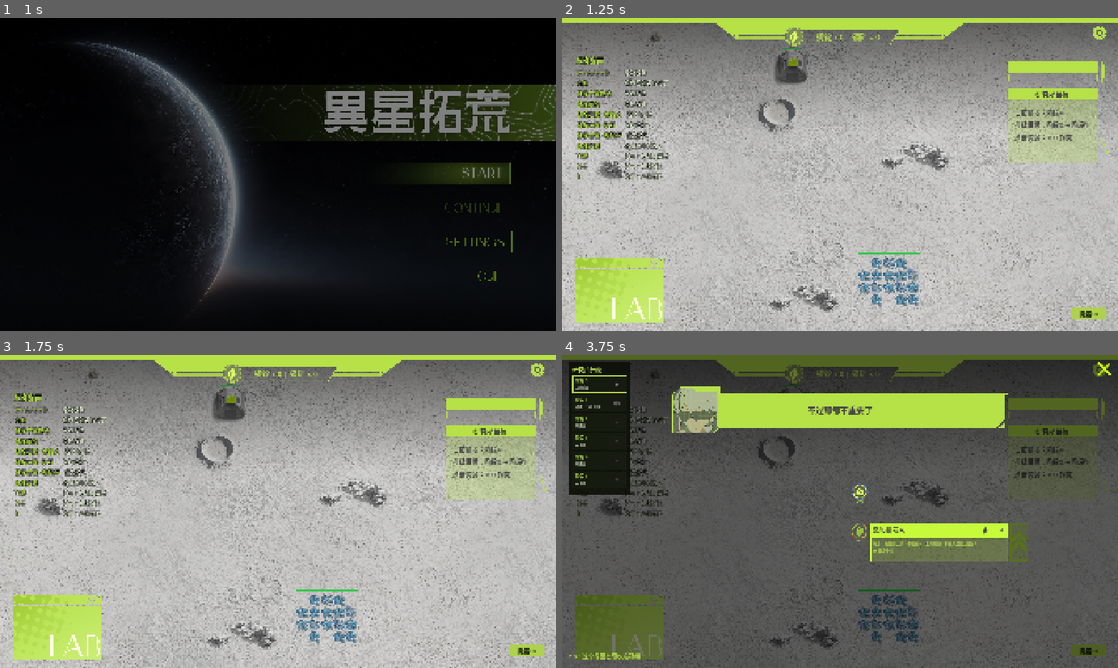
Above: before the commit, frames 1-4 (two rows, left to right).
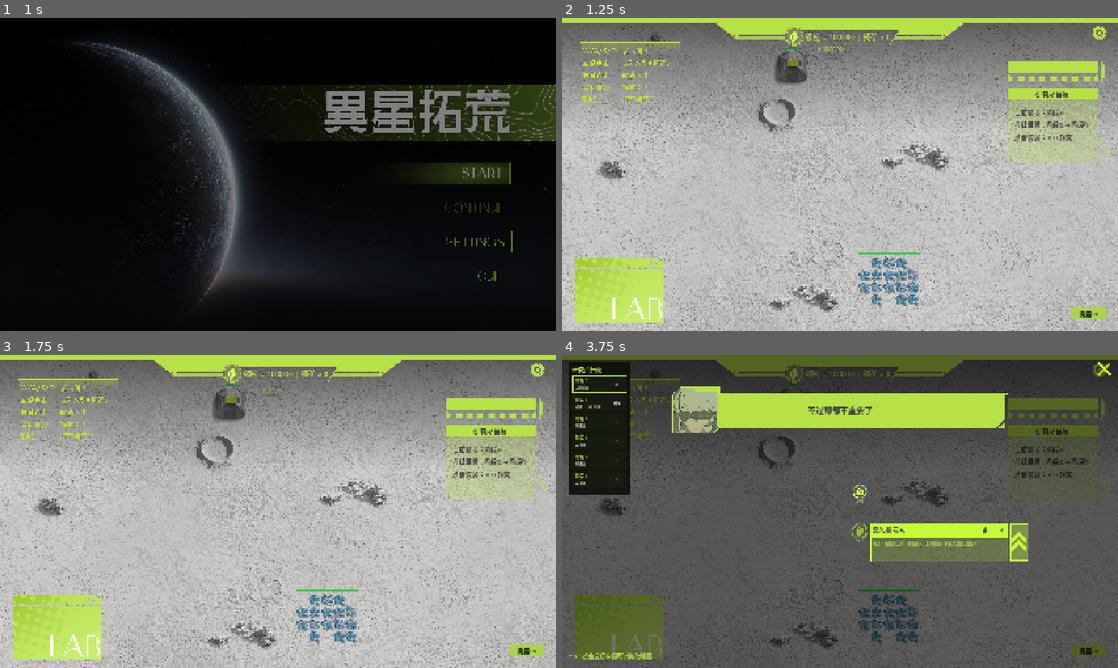
Above: after the commit, the same moments.

Repository: Relieur/David
Game: Godot game, scene res://scene/start.tscn
The game is run twice, just before and just after one commit, with the same random seed, the same clock (stepped at 60 frames per second) and the same inputs.
Inputs (mouse positions are in pixels of both pictures, inside the frame that each line leads up to):
- Up to frame 1 (1 s): click (428, 174) at 0.5 s
- Up to frame 2 (1.25 s): no input
- Up to frame 3 (1.75 s): tap Enter at 1.25 s; drag from (227, 405) to (316, 599) at 1.27 s
- Up to frame 4 (3.75 s): click (612, 602) at 2 s; click "隐藏UI" at 2.75 s; click (862, 530) at 3.52 s

Frame 1 is identical in both runs. In frame 2, 3.0% of the frame differs, in the area x 2-97%, y 4-52%; in frame 3, 2.9%; in frame 4, 1.6%.

Commit message:
无所谓的小改动

Diff:
--- /dev/null
+++ b/_tmp_resize_bg.gd
@@ -0,0 +1,46 @@
+extends SceneTree
+
+func _init() -> void:
+	var src_path := "C:/Users/yidijieshi/.trae-cn/attachments/cd746589-f00f-43ca-8278-c0359ae7459f_50ec8609-b835-4fc9-9414-f730371505b0_bg2.png"
+	var dst_path := "F:/新建文件夹/initial-project/David/art/bg2.png"
+	var src := Image.load_from_file(src_path)
+	if src == null:
+		push_error("load failed")
+		quit(1)
+		return
+	var sw := src.get_width()
+	var sh := src.get_height()
+	var dw := 1920
+	var dh := 1080
+
+	# 保持比例：求出缩放后尺寸
+	var scale := min(float(dw) / sw, float(dh) / sh)
+	var fw := int(round(sw * scale))
+	var fh := int(round(sh * scale))
+	var pad_x := (dw - fw) / 2
+	var pad_y := (dh - fh) / 2
+	var bottom_pad := dh - fh - pad_y
+
+	# 取上下各 1 像素边缘条，稍后拉伸填补，保持横向渐变无缝
+	var top_strip := src.get_region(Rect2i(0, 0, sw, 1))
+	var bottom_strip := src.get_region(Rect2i(0, sh - 1, sw, 1))
+
+	# 主图缩放到目标尺寸
+	src.resize(fw, fh, Image.INTERPOLATE_LANCZOS)
+
+	var dst := Image.create(dw, dh, false, Image.FORMAT_RGBA8)
+	if pad_y > 0:
+		top_strip.resize(dw, pad_y, Image.INTERPOLATE_NEAREST)
+		dst.blit_rect(top_strip, Rect2i(0, 0, dw, pad_y), Vector2i(0, 0))
+	if bottom_pad > 0:
+		bottom_strip.resize(dw, bottom_pad, Image.INTERPOLATE_NEAREST)
+		dst.blit_rect(bottom_strip, Rect2i(0, 0, dw, bottom_pad), Vector2i(0, dh - bottom_pad))
+	dst.blit_rect(src, Rect2i(0, 0, fw, fh), Vector2i(pad_x, pad_y))
+
+	var err := dst.save_png(dst_path)
+	if err != OK:
+		push_error("save failed: %d" % err)
+		quit(1)
+		return
+	print("[pad] saved %dx%d scale=%.4f pad_y=%d bottom_pad=%d -> %s" % [dst.get_width(), dst.get_height(), scale, pad_y, bottom_pad, dst_path])
+	quit()
--- a/scene/hud_ui.tscn
+++ b/scene/hud_ui.tscn
@@ -20,6 +20,7 @@
 [ext_resource type="Texture2D" uid="uid://bt8tnaagn4xf" path="res://art/SettingsPanel/UI_Slider_Grabber_Empty.png" id="18_nograb"]
 [ext_resource type="Texture2D" uid="uid://dconyy5btnu4y" path="res://art/SettingsPanel/UI_Check_Checked.png" id="19_chk_on"]
 [ext_resource type="Texture2D" uid="uid://ki0xyek60gdr" path="res://art/SettingsPanel/UI_Check_Unchecked.png" id="20_chk_off"]
+[ext_resource type="Texture2D" uid="uid://npq7ja18qksl" path="res://art/UI/05a220dc41ba43013fe9ccacd3fdf3f1.png" id="21_0hu65"]
 
 [sub_resource type="Gradient" id="Grad_fade"]
 colors = PackedColorArray(0, 0, 0, 0.55, 0, 0, 0, 0)
@@ -37,12 +38,6 @@
 
 [sub_resource type="StyleBoxFlat" id="SBF_hideui"]
 bg_color = Color(0.682353, 0.819608, 0.309804, 1)
-
-[sub_resource type="Theme" id="Theme_guide"]
-Label/colors/font_outline_color = Color(0.02, 0.03, 0.02, 1)
-Label/constants/outline_size = 5
-
-[sub_resource type="StyleBoxEmpty" id="SBE_guide"]
 
 [sub_resource type="AtlasTexture" id="AT_sfx_icon"]
 atlas = ExtResource("13_labsfx")
@@ -300,265 +295,6 @@
 theme_override_styles/hover = SubResource("SBF_hideui")
 theme_override_styles/focus = SubResource("SBF_hideui")
 text = "隐藏UI"
-
-[node name="KeyGuidePanel" type="Panel" parent="." unique_id=473573785]
-layout_mode = 1
-offset_left = 30.0
-offset_top = 120.0
-offset_right = 620.0
-offset_bottom = 660.0
-mouse_filter = 2
-theme = SubResource("Theme_guide")
-theme_override_styles/panel = SubResource("SBE_guide")
-
-[node name="Title" type="Label" parent="KeyGuidePanel" unique_id=1505104596]
-layout_mode = 1
-anchors_preset = 10
-anchor_right = 1.0
-offset_left = 2.0
-offset_top = 8.0
-offset_right = -460.0
-offset_bottom = 44.0
-grow_horizontal = 2
-theme_override_colors/font_color = Color(0.682353, 0.819608, 0.309804, 1)
-theme_override_font_sizes/font_size = 24
-text = "按键指南"
-horizontal_alignment = 1
-vertical_alignment = 1
-
-[node name="Rows" type="VBoxContainer" parent="KeyGuidePanel" unique_id=1192716761]
-layout_mode = 1
-anchors_preset = 15
-anchor_right = 1.0
-anchor_bottom = 1.0
-offset_left = 20.0
-offset_top = 54.0
-offset_right = -20.0
-offset_bottom = -14.0
-grow_horizontal = 2
-grow_vertical = 2
-mouse_filter = 2
-theme_override_constants/separation = 6
-
-[node name="Row1" type="HBoxContainer" parent="KeyGuidePanel/Rows" unique_id=449737970]
-layout_mode = 2
-mouse_filter = 2
-theme_override_constants/separation = 16
-
-[node name="Key" type="Label" parent="KeyGuidePanel/Rows/Row1" unique_id=1099901975]
-custom_minimum_size = Vector2(150, 0)
-layout_mode = 2
-theme_override_colors/font_color = Color(0.682353, 0.819608, 0.309804, 1)
-theme_override_font_sizes/font_size = 20
-text = "W / A / S / D"
-
-[node name="Desc" type="Label" parent="KeyGuidePanel/Rows/Row1" unique_id=701442189]
-layout_mode = 2
-size_flags_horizontal = 3
-theme_override_colors/font_color = Color(0.86, 0.89, 0.8, 1)
-theme_override_font_sizes/font_size = 19
-text = "移动视角"
-autowrap_mode = 3
-
-[node name="Row2" type="HBoxContainer" parent="KeyGuidePanel/Rows" unique_id=1952836000]
-layout_mode = 2
-mouse_filter = 2
-theme_override_constants/separation = 16
-
-[node name="Key" type="Label" parent="KeyGuidePanel/Rows/Row2" unique_id=92352176]
-custom_minimum_size = Vector2(150, 0)
-layout_mode = 2
-theme_override_colors/font_color = Color(0.682353, 0.819608, 0.309804, 1)
-theme_override_font_sizes/font_size = 20
-text = "空格"
-
-[node name="Desc" type="Label" parent="KeyGuidePanel/Rows/Row2" unique_id=824718936]
-layout_mode = 2
-size_flags_horizontal = 3
-theme_override_colors/font_color = Color(0.86, 0.89, 0.8, 1)
-theme_override_font_sizes/font_size = 19
-text = "视角回到初始位置"
-autowrap_mode = 3
-
-[node name="Row3" type="HBoxContainer" parent="KeyGuidePanel/Rows" unique_id=1975497518]
-layout_mode = 2
-mouse_filter = 2
-theme_override_constants/separation = 16
-
-[node name="Key" type="Label" parent="KeyGuidePanel/Rows/Row3" unique_id=708421268]
-custom_minimum_size = Vector2(150, 0)
-layout_mode = 2
-theme_override_colors/font_color = Color(0.682353, 0.819608, 0.309804, 1)
-theme_override_font_sizes/font_size = 20
-text = "鼠标中键拖动"
-
-[node name="Desc" type="Label" parent="KeyGuidePanel/Rows/Row3" unique_id=2129334749]
-layout_mode = 2
-size_flags_horizontal = 3
-theme_override_colors/font_color = Color(0.86, 0.89, 0.8, 1)
-theme_override_font_sizes/font_size = 19
-text = "平移视角"
-autowrap_mode = 3
-
-[node name="Row4" type="HBoxContainer" parent="KeyGuidePanel/Rows" unique_id=1025376972]
-layout_mode = 2
-mouse_filter = 2
-theme_override_constants/separation = 16
-
-[node name="Key" type="Label" parent="KeyGuidePanel/Rows/Row4" unique_id=1143898517]
-custom_minimum_size = Vector2(150, 0)
-layout_mode = 2
-theme_override_colors/font_color = Color(0.682353, 0.819608, 0.309804, 1)
-theme_override_font_sizes/font_size = 20
-text = "鼠标滚轮"
-
-[node name="Desc" type="Label" parent="KeyGuidePanel/Rows/Row4" unique_id=1599741781]
-layout_mode = 2
-size_flags_horizontal = 3
-theme_override_colors/font_color = Color(0.86, 0.89, 0.8, 1)
-theme_override_font_sizes/font_size = 19
-text = "缩放视角"
-autowrap_mode = 3
-
-[node name="Row5" type="HBoxContainer" parent="KeyGuidePanel/Rows" unique_id=1582141041]
-layout_mode = 2
-mouse_filter = 2
-theme_override_constants/separation = 16
-
-[node name="Key" type="Label" parent="KeyGuidePanel/Rows/Row5" unique_id=1576507748]
-custom_minimum_size = Vector2(150, 0)
-layout_mode = 2
-theme_override_colors/font_color = Color(0.682353, 0.819608, 0.309804, 1)
-theme_override_font_sizes/font_size = 20
-text = "鼠标左键 · 机器人"
-
-[node name="Desc" type="Label" parent="KeyGuidePanel/Rows/Row5" unique_id=306029801]
-layout_mode = 2
-size_flags_horizontal = 3
-theme_override_colors/font_color = Color(0.86, 0.89, 0.8, 1)
-theme_override_font_sizes/font_size = 19
-text = "选中机器人"
-autowrap_mode = 3
-
-[node name="Row6" type="HBoxContainer" parent="KeyGuidePanel/Rows" unique_id=2105942096]
-layout_mode = 2
-mouse_filter = 2
-theme_override_constants/separation = 16
-
-[node name="Key" type="Label" parent="KeyGuidePanel/Rows/Row6" unique_id=1851039480]
-custom_minimum_size = Vector2(150, 0)
-layout_mode = 2
-theme_override_colors/font_color = Color(0.682353, 0.819608, 0.309804, 1)
-theme_override_font_sizes/font_size = 20
-text = "鼠标左键 · 矿石"
-
-[node name="Desc" type="Label" parent="KeyGuidePanel/Rows/Row6" unique_id=1159127455]
-layout_mode = 2
-size_flags_horizontal = 3
-theme_override_colors/font_color = Color(0.86, 0.89, 0.8, 1)
-theme_override_font_sizes/font_size = 19
-text = "长按挖矿"
-autowrap_mode = 3
-
-[node name="Row7" type="HBoxContainer" parent="KeyGuidePanel/Rows" unique_id=2147017419]
-layout_mode = 2
-mouse_filter = 2
-theme_override_constants/separation = 16
-
-[node name="Key" type="Label" parent="KeyGuidePanel/Rows/Row7" unique_id=563862090]
-custom_minimum_size = Vector2(150, 0)
-layout_mode = 2
-theme_override_colors/font_color = Color(0.682353, 0.819608, 0.309804, 1)
-theme_override_font_sizes/font_size = 20
-text = "鼠标左键 · 精炼炉"
-
-[node name="Desc" type="Label" parent="KeyGuidePanel/Rows/Row7" unique_id=1134673537]
-layout_mode = 2
-size_flags_horizontal = 3
-theme_override_colors/font_color = Color(0.86, 0.89, 0.8, 1)
-theme_override_font_sizes/font_size = 19
-text = "点击鼓风"
-autowrap_mode = 3
-
-[node name="Row9" type="HBoxContainer" parent="KeyGuidePanel/Rows" unique_id=1907082675]
-layout_mode = 2
-mouse_filter = 2
-theme_override_constants/separation = 16
-
-[node name="Key" type="Label" parent="KeyGuidePanel/Rows/Row9" unique_id=1864146348]
-custom_minimum_size = Vector2(150, 0)
-layout_mode = 2
-theme_override_colors/font_color = Color(0.682353, 0.819608, 0.309804, 1)
-theme_override_font_sizes/font_size = 20
-text = "鼠标右键"
-
-[node name="Desc" type="Label" parent="KeyGuidePanel/Rows/Row9" unique_id=1620773275]
-layout_mode = 2
-size_flags_horizontal = 3
-theme_override_colors/font_color = Color(0.86, 0.89, 0.8, 1)
-theme_override_font_sizes/font_size = 19
-text = "取消选中机器人"
-autowrap_mode = 3
-
-[node name="Row10" type="HBoxContainer" parent="KeyGuidePanel/Rows" unique_id=1059861715]
-layout_mode = 2
-mouse_filter = 2
-theme_override_constants/separation = 16
-
-[node name="Key" type="Label" parent="KeyGuidePanel/Rows/Row10" unique_id=2020063668]
-custom_minimum_size = Vector2(150, 0)
-layout_mode = 2
-theme_override_colors/font_color = Color(0.682353, 0.819608, 0.309804, 1)
-theme_override_font_sizes/font_size = 20
-text = "TAB"
-
-[node name="Desc" type="Label" parent="KeyGuidePanel/Rows/Row10" unique_id=701821731]
-layout_mode = 2
-size_flags_horizontal = 3
-theme_override_colors/font_color = Color(0.86, 0.89, 0.8, 1)
-theme_override_font_sizes/font_size = 19
-text = "打开 / 关闭研究所"
-autowrap_mode = 3
-
-[node name="Row11" type="HBoxContainer" parent="KeyGuidePanel/Rows" unique_id=2147017420]
-layout_mode = 2
-mouse_filter = 2
-theme_override_constants/separation = 16
-
-[node name="Key" type="Label" parent="KeyGuidePanel/Rows/Row11" unique_id=2147017421]
-custom_minimum_size = Vector2(150, 0)
-layout_mode = 2
-theme_override_colors/font_color = Color(0.682353, 0.819608, 0.309804, 1)
-theme_override_font_sizes/font_size = 20
-text = "ESC"
-
-[node name="Desc" type="Label" parent="KeyGuidePanel/Rows/Row11" unique_id=2147017422]
-layout_mode = 2
-size_flags_horizontal = 3
-theme_override_colors/font_color = Color(0.86, 0.89, 0.8, 1)
-theme_override_font_sizes/font_size = 19
-text = "打开 / 关闭设置"
-autowrap_mode = 3
-
-[node name="Row12" type="HBoxContainer" parent="KeyGuidePanel/Rows" unique_id=2147017423]
-layout_mode = 2
-mouse_filter = 2
-theme_override_constants/separation = 16
-
-[node name="Key" type="Label" parent="KeyGuidePanel/Rows/Row12" unique_id=2147017424]
-custom_minimum_size = Vector2(150, 0)
-layout_mode = 2
-theme_override_colors/font_color = Color(0.682353, 0.819608, 0.309804, 1)
-theme_override_font_sizes/font_size = 20
-text = "R"
-
-[node name="Desc" type="Label" parent="KeyGuidePanel/Rows/Row12" unique_id=2147017425]
-layout_mode = 2
-size_flags_horizontal = 3
-theme_override_colors/font_color = Color(0.86, 0.89, 0.8, 1)
-theme_override_font_sizes/font_size = 19
-text = "隐藏 / 显示界面"
-autowrap_mode = 3
 
 [node name="SettingsRoot" type="Control" parent="." unique_id=1940249801]
 visible = false
@@ -814,3 +550,12 @@
 theme_override_styles/pressed = SubResource("SBF_quitbtn")
 theme_override_styles/hover = SubResource("SBF_quitbtn")
 text = "返回菜单"
+
+[node name="KeyGuidePanel" type="TextureRect" parent="." unique_id=1408544010]
+layout_mode = 0
+offset_left = 64.0
+offset_top = 80.0
+offset_right = 407.0
+offset_bottom = 292.0
+texture = ExtResource("21_0hu65")
+expand_mode = 1
--- a/script/research_lab_ui.gd
+++ b/script/research_lab_ui.gd
@@ -106,6 +106,11 @@
 	"地球曾经爆发过激烈的革命，还好它撑住了",
 	"这些tips都是策划写的",
 	"要骂就骂策划",
+	"按住鼠标中键可以拖动地图",
+	"R键可以隐藏/显示UI",
+	"像你这样的工程师大多会失败，但你不会，因为这是增量游戏",
+	"如果你成功了，会被人类联邦授勋为英雄，如果你失败了会被追封烈士，虽然两者都不会让你有更高的工资",
+	"超人推动地球的时候在地球人看来是不是在倒立？",
 ]
 
 const TEX_DESC_BG := ART + "UI_TechTree_DescBG.png"
--- a/script/wolrd.gd
+++ b/script/wolrd.gd
@@ -63,7 +63,7 @@
 		_apply_restore()
 	GameManager.tech_unlocked.connect(_on_tech_unlocked)
 	# [测试] 开局赠送 100000 铜锭，方便测试科技树，后期删除
-	# GameManager.add_item("copper_ingot", 100000)
+	GameManager.add_item("copper_ingot", 100000)
 
 
 # ==================== 存档恢复 / 自动保存 ====================
Not shown, added: _tmp_resize_bg.gd.uid
Binary file added: art/UI/05a220dc41ba43013fe9ccacd3fdf3f1.png
Not shown, added: art/UI/05a220dc41ba43013fe9ccacd3fdf3f1.png.import
Binary file added: art/bg2.png
Not shown, added: art/bg2.png.import
Not shown, changed: export_presets.cfg
